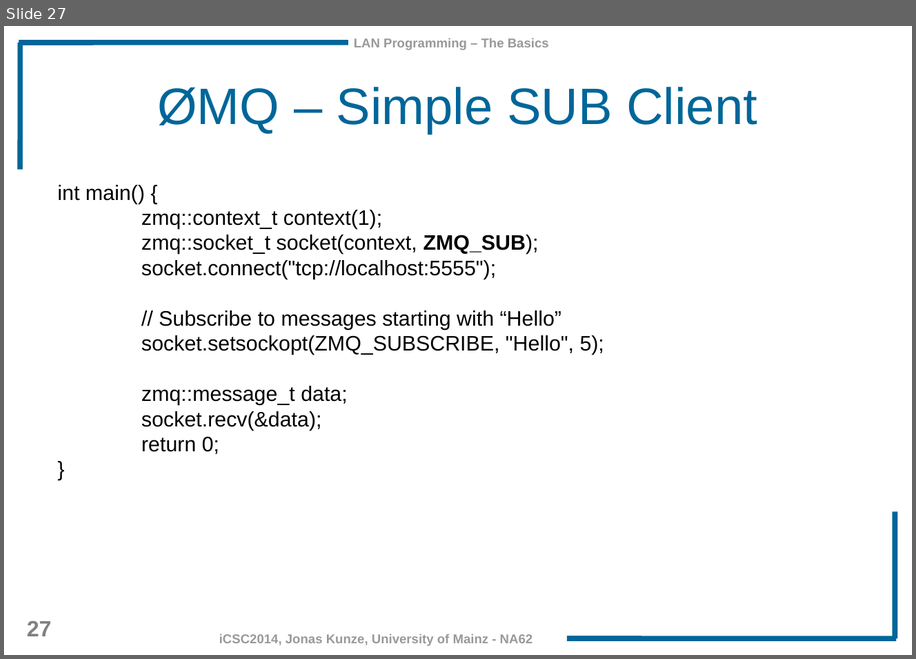
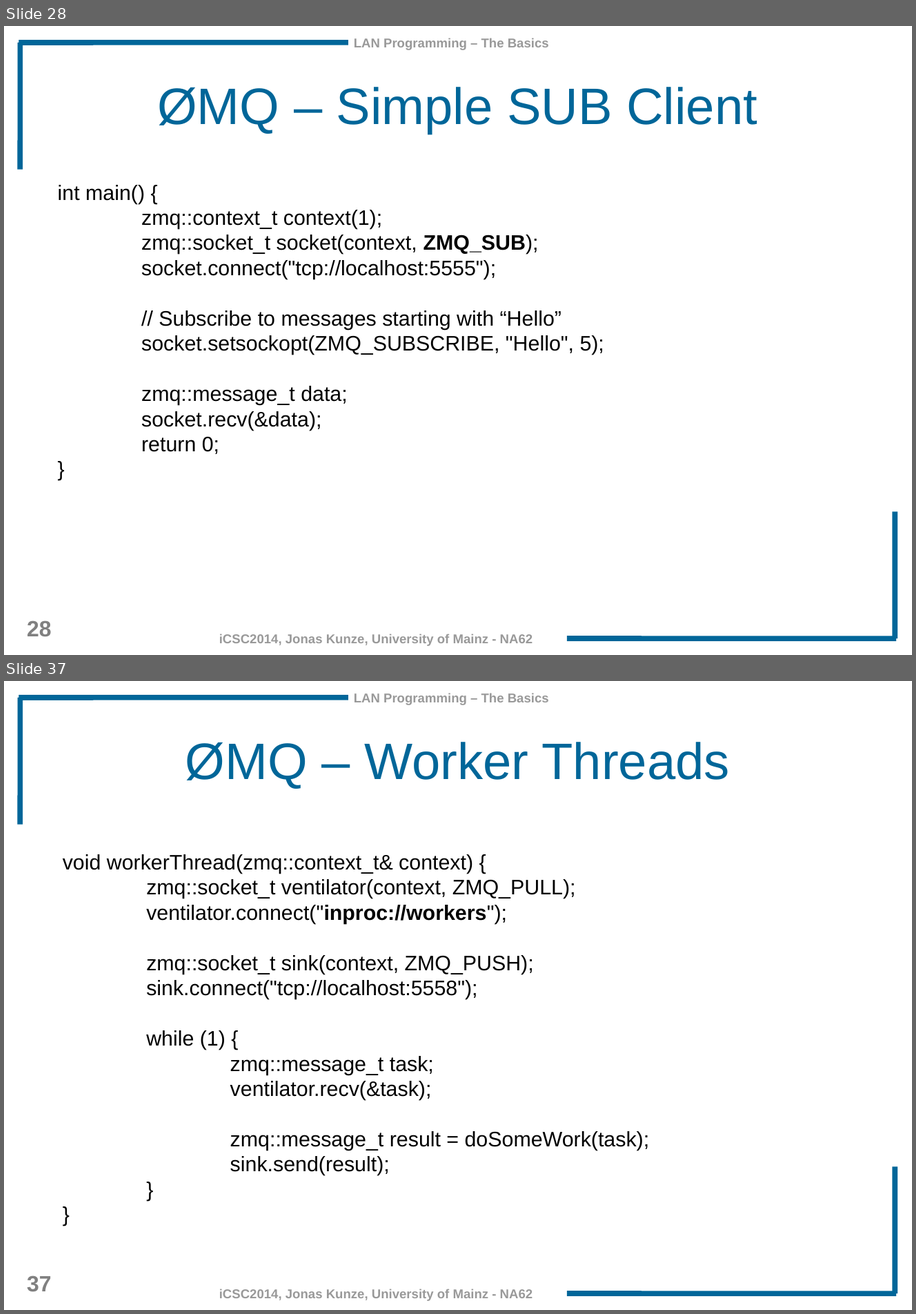
Before and after one commit to JonasKunze/icsc2014, a slide deck: iCSC-2014-Network-Libraries.odp. Shown one above the other, each under a label of ours: slide 27 before the commit, slides 28 and 37 after it; the slides between them are not shown. The pictures are 916x659 and 916x1314 pixels, drawn with LibreOffice and Linux fonts; fonts in the diff are those of the drawing; background and template pictures are left out. Boxes give left, top, right and bottom in pixels: in the first picture for what was removed or moved away, otherwise in the second. Text is boxed around its words. In the diff, an @@ line names an element or a change of style, - is before the commit and + after.

```diff
--- a/iCSC-2014-Network-Libraries.odp
+++ b/iCSC-2014-Network-Libraries.odp
@@ slide 37 added at (x1=4, y1=681, x2=912, y2=1310), background #FFFFFF; not listed: 7 template elements that a slide beside it also shows @@
@@ title added at (x1=185, y1=742, x2=730, y2=789), 44 pt, text #006699 @@
+ØMQ – Worker Threads
@@ text added at (x1=63, y1=854, x2=650, y2=1175), 18 pt, text #000000 @@
+void workerThread(zmq::context_t& context) {
+zmq::socket_t ventilator(context, ZMQ_PULL);
+ventilator.connect("inproc://workers");
+zmq::socket_t sink(context, ZMQ_PUSH);
+sink.connect("tcp://localhost:5558");
+while (1) {
+zmq::message_t task;
+ventilator.recv(&task);
+zmq::message_t result = doSomeWork(task);
+sink.send(result);
+}
+}
@@ what was slide 27 is now slide 28 @@
@@ page number at (x1=27, y1=620, x2=52, y2=636): text changed @@
-27
+28
```
Also in this commit, not shown: 6 slides changed, 10 other slides added.
